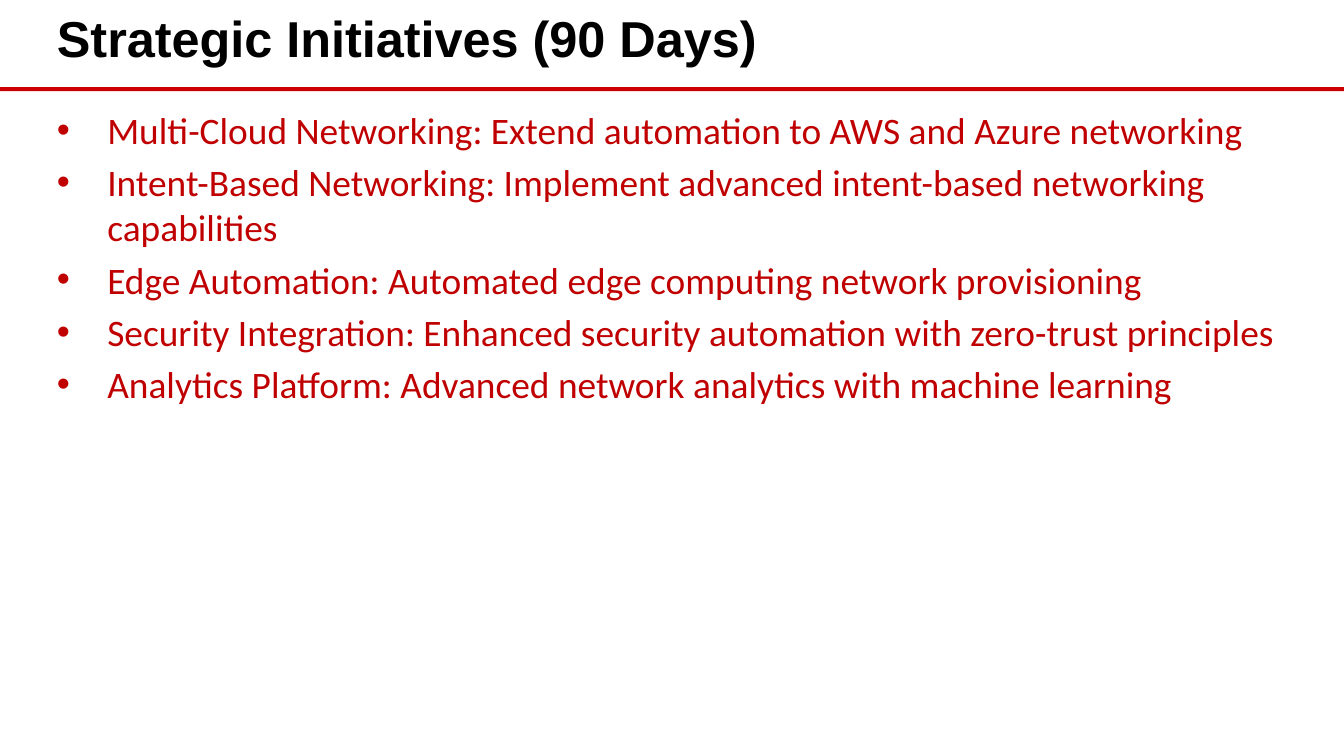
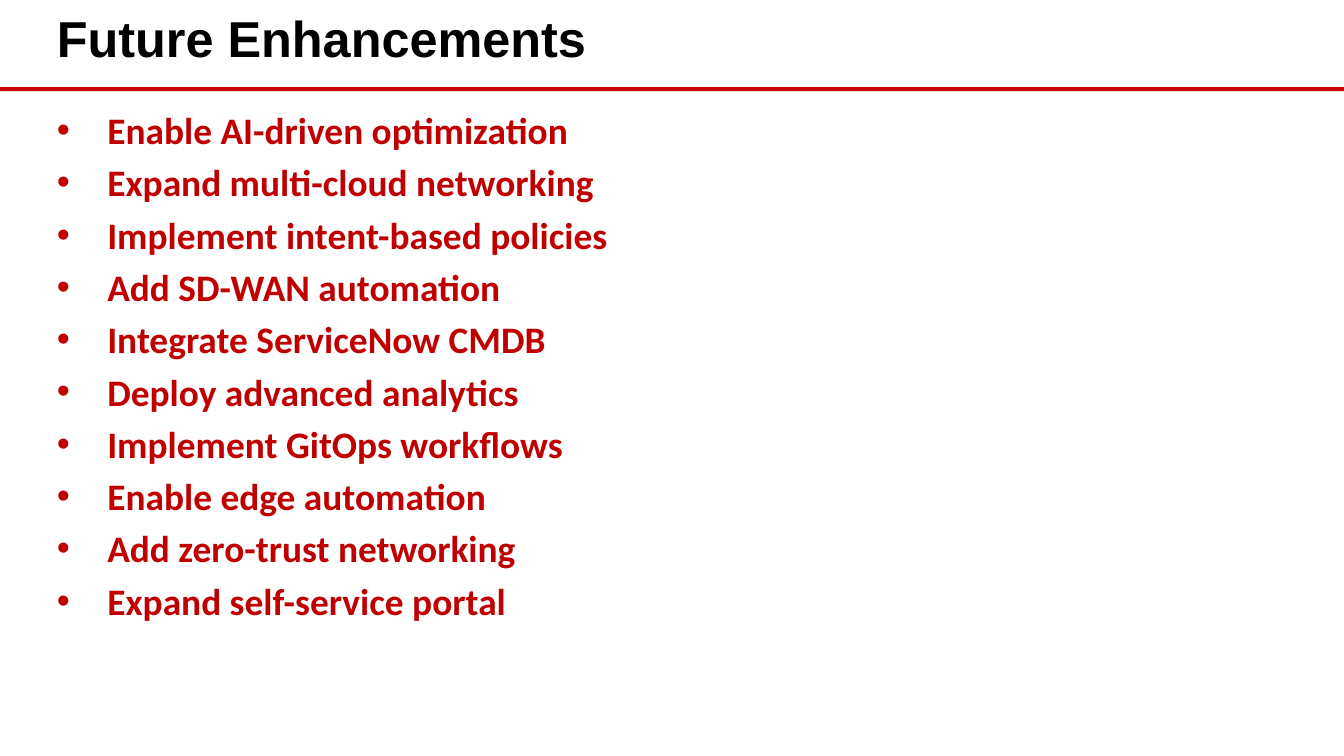
Before and after one commit to eoframework/solutions, a slide deck: slide 9 of solutions/cisco/devops/ci-cd-automation/delivery/closeout-presentation.pptx (slide 18 before the commit). Drawn at 1344x756 pixels with LibreOffice and Linux fonts; fonts in the diff are those of the drawing; background and template pictures are left out. Boxes give left, top, right and bottom in pixels: in the first picture for what was removed or moved away, otherwise in the second. Text is boxed around its words. In the diff, an @@ line names an element or a change of style, - is before the commit and + after.

```diff
--- a/solutions/cisco/devops/ci-cd-automation/delivery/closeout-presentation.pptx
+++ b/solutions/cisco/devops/ci-cd-automation/delivery/closeout-presentation.pptx
@@ text at [57,20,586,58]: text changed @@
-Strategic Initiatives (90 Days)
+Future Enhancements
@@ text at [107,117,607,621]: text changed; bold on @@
-• Multi-Cloud Networking: Extend automation to AWS and Azure networking
-• Intent-Based Networking: Implement advanced intent-based networking capabilities
-• Edge Automation: Automated edge computing network provisioning
-• Security Integration: Enhanced security automation with zero-trust principles
-• Analytics Platform: Advanced network analytics with machine learning
+• Enable AI-driven optimization
+• Expand multi-cloud networking
+• Implement intent-based policies
+• Add SD-WAN automation
+• Integrate ServiceNow CMDB
+• Deploy advanced analytics
+• Implement GitOps workflows
+• Enable edge automation
+• Add zero-trust networking
+• Expand self-service portal
```
Also in this commit, not shown: 1 other slide changed, 7 slides added, 17 slides removed, 15 other files.
